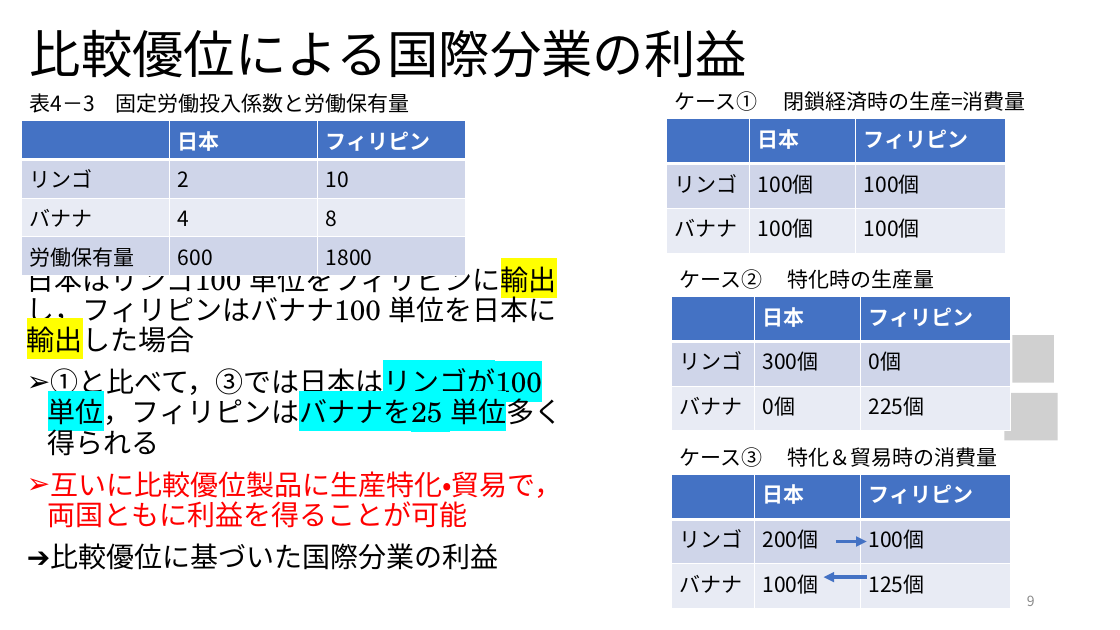
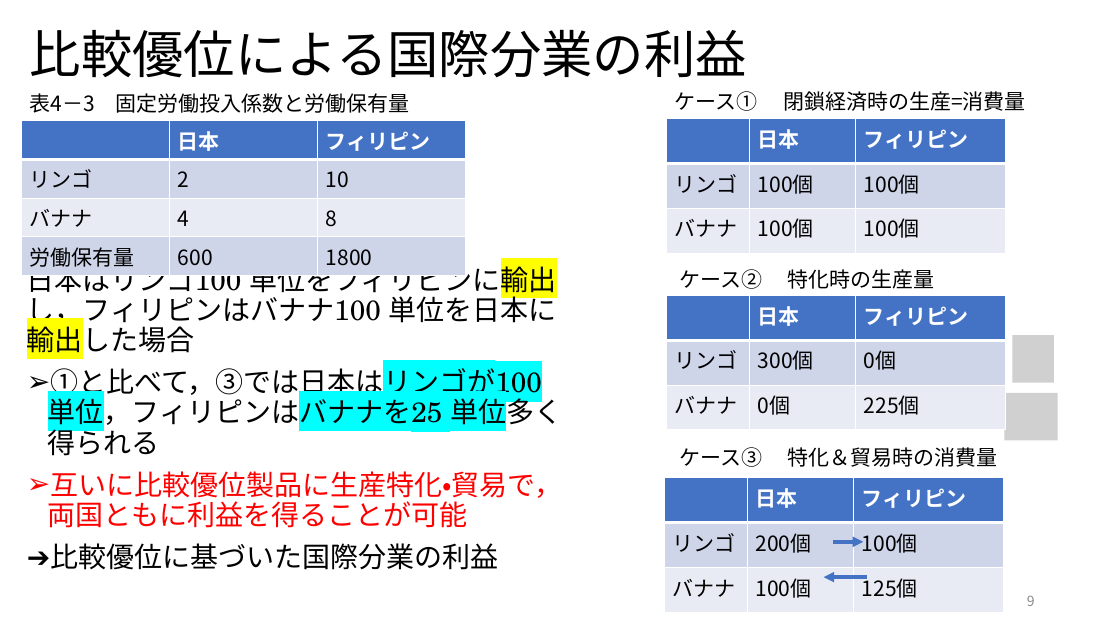
Before and after one commit to ayumu-tanaka/mof2026, a slide deck: slide 9 of slides/04.pptx. Drawn at 1120x630 pixels with LibreOffice and Linux fonts; fonts in the diff are those of the drawing; grey boxes stand for pictures. Boxes give left, top, right and bottom in pixels: in the first picture for what was removed or moved away, otherwise in the second. Text is boxed around its words. In the diff, an @@ line names an element or a change of style, - is before the commit and + after.

```diff
--- a/slides/04.pptx
+++ b/slides/04.pptx
@@ table: place and size @@
-table at [671,297,1011,431]
+table at [666,296,1006,430]
@@ table: place and size @@
-table at [671,475,1011,609]
+table at [665,478,1004,613]
@@ arrow moved from (836, 542) - (867, 542) to (833, 542) - (864, 542) @@
```
Also in this commit, not shown: 6 other slides changed, 1 other file.
